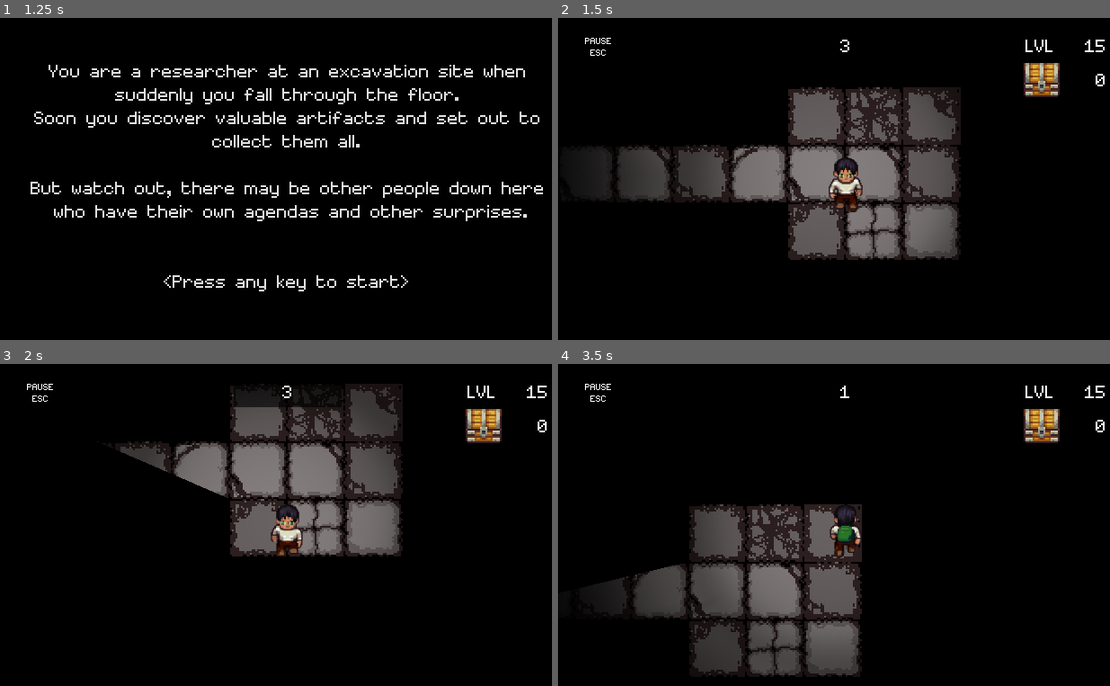
Above: before the commit, frames 1-4 (two rows, left to right).
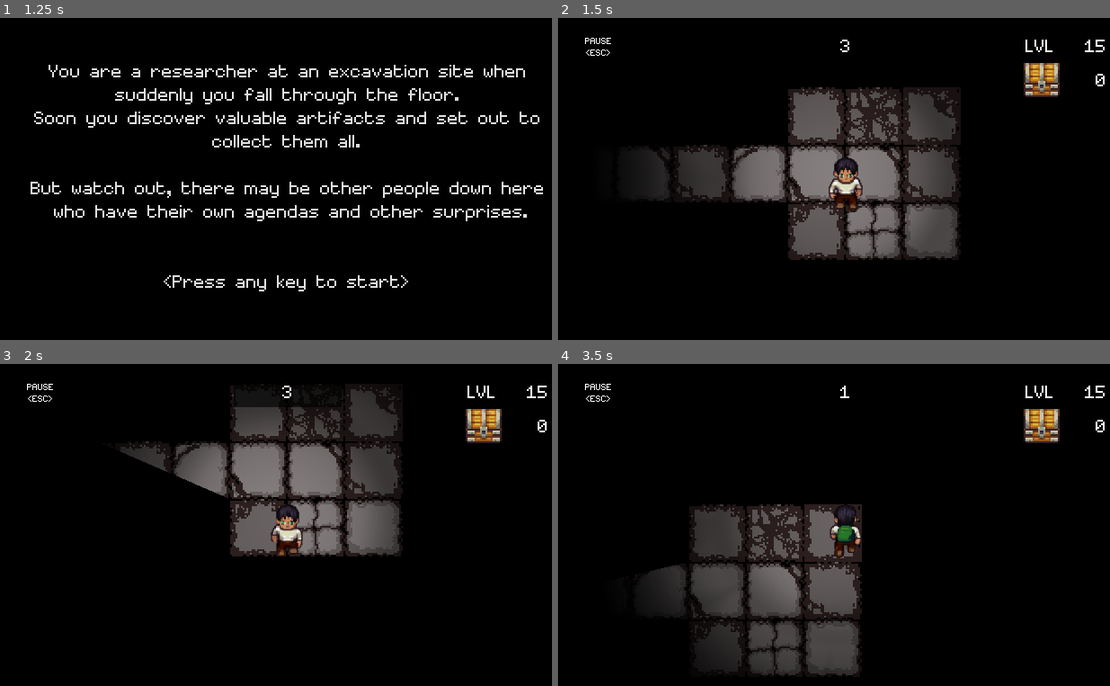
Above: after the commit, the same moments.

Repository: alittek/AC31009-Game
Game: Godot game, scene res://Scenes/StartScreen.tscn
Two runs of this game, one before a commit and one after it. Both use one fixed random seed, a clock stepped at 60 frames per second and the inputs below. Sound files missing from this copy of the repository are replaced by a short silence.
Inputs:
- Up to frame 1 (1.25 s): tap Enter at 0.5 s; hold Right (move_right) from 0.53 s (still down); hold Space (interact) from 0.53 s (still down)
- Up to frame 2 (1.5 s): release Right (move_right) at 1.28 s; release Space (interact) at 1.28 s; hold Down (move_down) from 1.28 s (still down); tap Space (interact) at 1.35 s
- Up to frame 3 (2 s): keep holding Down (move_down)
- Up to frame 4 (3.5 s): release Down (move_down) at 2.03 s; hold Right (move_right) 2.03-2.78 s; hold Space (interact) 2.03-2.78 s; hold Up (move_up) from 2.78 s (still down); tap Space (interact) at 2.85 s

Frame 1 is identical in both runs. In frame 2, 2.3% of the frame differs, in the area x 4-71%, y 9-73%; in frame 3, 0.7%; in frame 4, 2.9%, in the area x 5-54%, y 9-97%.

Commit message:
fixes GUI

Diff:
--- a/Scenes/GUI.tscn
+++ b/Scenes/GUI.tscn
@@ -52,7 +52,7 @@
 margin_bottom = 30.0
 custom_fonts/font = ExtResource( 1 )
 text = "PAUSE
-ESC"
+<ESC>"
 align = 1
 valign = 1
 __meta__ = {
--- a/Scenes/Instructions.tscn
+++ b/Scenes/Instructions.tscn
@@ -47,7 +47,7 @@
 margin_bottom = 35.0
 custom_fonts/font = ExtResource( 1 )
 custom_colors/font_color = Color( 1, 1, 1, 1 )
-text = "MOVE THE PLAYER
+text = "MOVE THE PLAYER,
 MOVE IN MENU"
 valign = 1
 __meta__ = {
@@ -61,7 +61,7 @@
 margin_bottom = 85.0
 custom_fonts/font = ExtResource( 1 )
 custom_colors/font_color = Color( 1, 1, 1, 1 )
-text = "OPEN IN GAME MENU"
+text = "OPEN IN-GAME MENU"
 valign = 1
 __meta__ = {
 "_edit_use_anchors_": false
--- a/Scenes/Player.tscn
+++ b/Scenes/Player.tscn
@@ -147,7 +147,7 @@
 
 [node name="Light2D" type="Light2D" parent="."]
 visible = false
-scale = Vector2( 0.7, 0.7 )
+scale = Vector2( 0.55, 0.55 )
 texture = ExtResource( 4 )
 shadow_enabled = true
 
